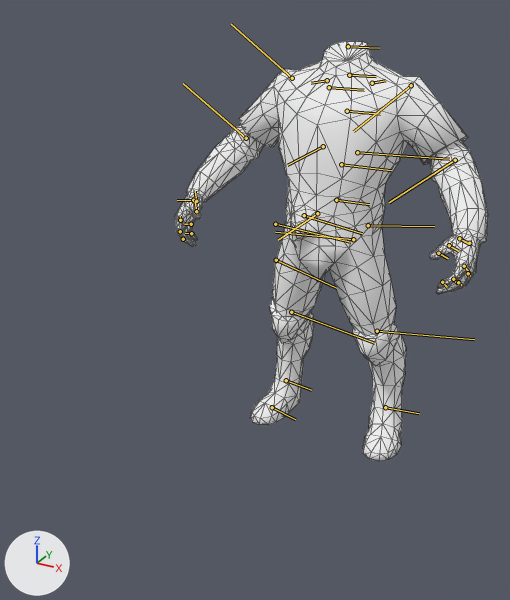
The glTF model assets/heroes/omniknight/models/hero.glb as it was, and as the next commit left it.
Both versions are drawn from a camera (50 mm lens) standing at (2.78, -7.02, 4.92) and looking at (-0.17, -1.66, 2.24). The lights are fixed; the arrows at lower left show +X, +Y and +Z. The first picture is the older version. The bones that change, and the others that lie on the model, are drawn over the model as lines. Mesh edges are drawn as thin lines.

Objects in the first picture: 'omniknight.001'.
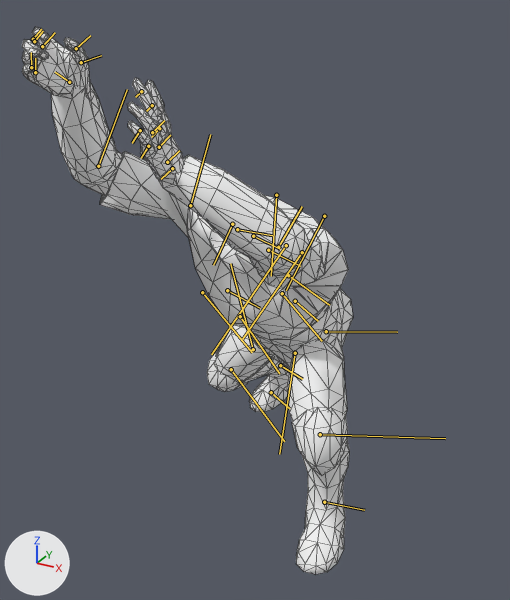
The newer file adds an action. The first version stands in its rest pose; the second is drawn at frame 7 of the action 'light_cast_01_purification'.

The edits, one by one:
Bone 'root' (bone_root) moves from (0.0, 0.0, 0.0) to (0.909, -0.027, -0.836).
Bone 'root' (bone_root) turns from (0, 0, 0) to (-16, 39, -36) degrees about its own x, y and z.
Bone 'spine1' (bone_spine1) turns from (0, 0, 0) to (6, 10, 9) degrees about its own x, y and z.
Bone 'spine2' (bone_spine2) moves from (0.0, 0.0, 0.0) to (0.025, 0.0, 0.0).
Bone 'spine2' (bone_spine2) turns from (0, 0, 0) to (8, -1, 3) degrees about its own x, y and z.
Bone 'clavicle_L' (bone_clavicle_l) moves from (0.0, 0.0, 0.0) to (0.0, 0.0, 0.036).
Bone 'clavicle_L' (bone_clavicle_l) turns from (0, 0, 0) to (-1, -35, 1) degrees about its own x, y and z.
Bone 'shoulderPlate0_0_L' (bone_shoulderplate0_0_l) turns from (0, 0, 0) to (-69, -73, -12) degrees about its own x, y and z.
Bone 'bicep_L' (bone_bicep_l) turns from (0, 0, 0) to (-93, -3, -89) degrees about its own x, y and z.
Bone 'elbow_L' (bone_elbow_l) turns from (0, 0, 0) to (0, 33, 0) degrees about its own x, y and z.
Bone 'wrist_L' (bone_wrist_l) turns from (0, 0, 0) to (-6, -11, -53) degrees about its own x, y and z.
Bone 'Index_0_L' (bone_index_0_l) turns from (0, 0, 0) to (0, -36, -7) degrees about its own x, y and z.
Bone 'Index_1_L' (bone_index_1_l) turns from (0, 0, 0) to (0, -20, 0) degrees about its own x, y and z.
Bone 'Pinky_0_L' (bone_pinky_0_l) turns from (0, 0, 0) to (0, -42, -9) degrees about its own x, y and z.
Bone 'Thumb_0_L' (bone_thumb_0_l) turns from (0, 0, 0) to (0, -14, 6) degrees about its own x, y and z.
Bone 'Thumb_1_L' (bone_thumb_1_l) turns from (0, 0, 0) to (0, -17, 0) degrees about its own x, y and z.
Bone 'Thumb_2_L' (bone_thumb_2_l) turns from (0, 0, 0) to (0, 13, 0) degrees about its own x, y and z.
Bone 'neck1' (bone_neck1) turns from (0, 0, 0) to (0, -5, 0) degrees about its own x, y and z.
Bone 'head' (bone_head) turns from (0, 0, 0) to (3, -58, 12) degrees about its own x, y and z.
Bone 'clavicle_R' (bone_clavicle_r) moves from (0.0, 0.0, 0.0) to (0.0, 0.0, -0.07).
Bone 'clavicle_R' (bone_clavicle_r) turns from (0, 0, 0) to (-2, -24, -7) degrees about its own x, y and z.
Bone 'bicep_R' (bone_bicep_r) turns from (0, 0, 0) to (-115, -9, -71) degrees about its own x, y and z.
Bone 'elbow_R' (bone_elbow_r) turns from (0, 0, 0) to (0, 28, 0) degrees about its own x, y and z.
Bone 'wrist_R' (bone_wrist_r) turns from (0, 0, 0) to (-37, -25, -34) degrees about its own x, y and z.
Bone 'Thumb_0_R' (bone_thumb_0_r) turns from (0, 0, 0) to (19, 12, 3) degrees about its own x, y and z.
Bone 'Thumb_1_R' (bone_thumb_1_r) turns from (0, 0, 0) to (5, -3, 38) degrees about its own x, y and z.
Bone 'Pinky_0_R' (bone_pinky_0_r) turns from (0, 0, 0) to (0, 29, 0) degrees about its own x, y and z.
Bone 'Index_0_R' (bone_index_0_r) turns from (0, 0, 0) to (0, 16, 1) degrees about its own x, y and z.
Bone 'Index_1_R' (bone_index_1_r) turns from (0, 0, 0) to (0, 25, 0) degrees about its own x, y and z.
Bone 'Index_2_R' (bone_index_2_r) turns from (0, 0, 0) to (0, 47, 0) degrees about its own x, y and z.
Bone 'thigh_R' (bone_thigh_r) turns from (0, 0, 0) to (-10, -56, 15) degrees about its own x, y and z.
Bone 'knee_R' (bone_knee_r) turns from (0, 0, 0) to (0, 73, 0) degrees about its own x, y and z.
Bone 'ankle_R' (bone_ankle_r) turns from (0, 0, 0) to (16, -24, -31) degrees about its own x, y and z.
Bone 'toeBase_R' (bone_toebase_r) turns from (0, 0, 0) to (-2, -17, 0) degrees about its own x, y and z.
Bone 'thigh_L' (bone_thigh_l) turns from (0, 0, 0) to (-125, -39, 105) degrees about its own x, y and z.
Bone 'knee_L' (bone_knee_l) turns from (0, 0, 0) to (0, 84, 0) degrees about its own x, y and z.
Bone 'ankle_L' (bone_ankle_l) turns from (0, 0, 0) to (15, -9, -12) degrees about its own x, y and z.

Changed parts and their boxes (x1, y1, x2, y2) in the pictures (510 x 600 px):
'omniknight.001', posed (30% taller): before (175, 41, 488, 461); after (22, 27, 353, 574)
bone 'root', root to tip: before (336, 200) to (369, 204); after (295, 301) to (318, 321)
bone 'spine1', root to tip: before (341, 164) to (391, 170); after (288, 275) to (329, 305)
bone 'spine2', root to tip: before (347, 111) to (380, 114); after (268, 250) to (300, 266)
bone 'clavicle_L', root to tip: before (372, 83) to (385, 80); after (278, 247) to (302, 206)
bone 'shoulderPlate0_0_L', root to tip: before (357, 152) to (449, 159); after (295, 353) to (279, 454)
bone 'bicep_L', root to tip: before (411, 85) to (353, 131); after (302, 252) to (242, 339)
bone 'elbow_L', root to tip: before (455, 160) to (389, 202); after (286, 245) to (211, 354)
bone 'wrist_L', root to tip: before (469, 243) to (459, 239); after (172, 168) to (161, 179)
bone 'Index_0_L', root to tip: before (464, 266) to (470, 273); after (159, 128) to (151, 137)
bone 'Index_1_L', root to tip: before (453, 279) to (457, 284); after (152, 105) to (146, 111)
bone 'Pinky_0_L', root to tip: before (468, 273) to (470, 276); after (148, 146) to (141, 158)
bone 'Thumb_0_L', root to tip: before (459, 238) to (469, 244); after (167, 162) to (179, 150)
bone 'Thumb_1_L', root to tip: before (449, 245) to (458, 251); after (159, 147) to (170, 135)
bone 'Thumb_2_L', root to tip: before (438, 253) to (448, 258); after (152, 132) to (164, 120)
bone 'neck1', root to tip: before (349, 75) to (376, 76); after (253, 236) to (280, 249)
bone 'head', root to tip: before (348, 46) to (379, 48); after (237, 229) to (272, 235)
bone 'clavicle_R', root to tip: before (327, 80) to (311, 83); after (232, 224) to (213, 265)
bone 'bicep_R', root to tip: before (292, 78) to (231, 24); after (190, 205) to (210, 134)
bone 'elbow_R', root to tip: before (246, 138) to (183, 83); after (98, 166) to (127, 89)
bone 'wrist_R', root to tip: before (193, 200) to (177, 200); after (69, 82) to (55, 72)
bone 'Thumb_0_R', root to tip: before (196, 201) to (195, 191); after (81, 62) to (101, 55)
bone 'Thumb_1_R', root to tip: before (196, 211) to (195, 201); after (76, 48) to (90, 35)
bone 'Pinky_0_R', root to tip: before (191, 224) to (184, 224); after (35, 72) to (35, 58)
bone 'Index_0_R', root to tip: before (180, 220) to (180, 216); after (42, 46) to (55, 32)
bone 'Index_1_R', root to tip: before (180, 231) to (179, 229); after (33, 39) to (41, 29)
bone 'Index_2_R', root to tip: before (183, 239) to (182, 236); after (34, 41) to (43, 31)
bone 'thigh_R', root to tip: before (304, 215) to (362, 233); after (282, 293) to (322, 341)
bone 'knee_R', root to tip: before (291, 312) to (374, 343); after (231, 369) to (284, 441)
bone 'ankle_R', root to tip: before (286, 380) to (311, 390); after (280, 365) to (302, 379)
bone 'toeBase_R', root to tip: before (272, 407) to (295, 419); after (271, 392) to (289, 408)
bone 'thigh_L', root to tip: before (368, 225) to (434, 226); after (326, 331) to (397, 332)
bone 'knee_L', root to tip: before (377, 331) to (474, 339); after (320, 434) to (445, 438)
bone 'ankle_L', root to tip: before (385, 407) to (419, 413); after (324, 502) to (364, 510)
